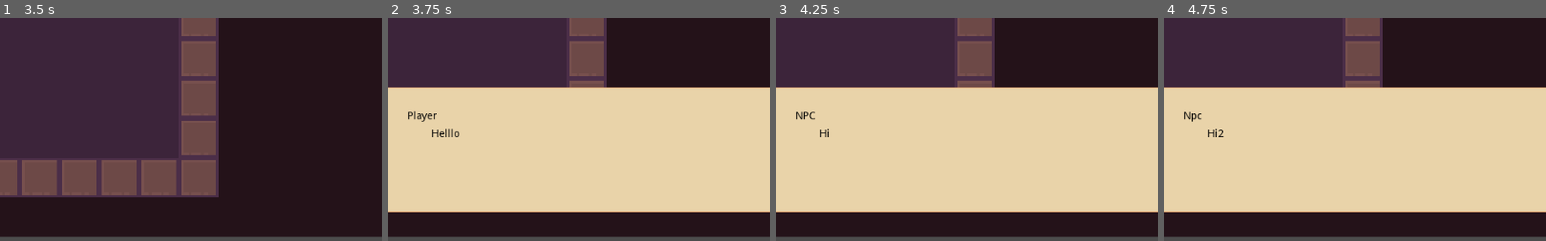
Above: before the commit, frames 1-4 (left to right).
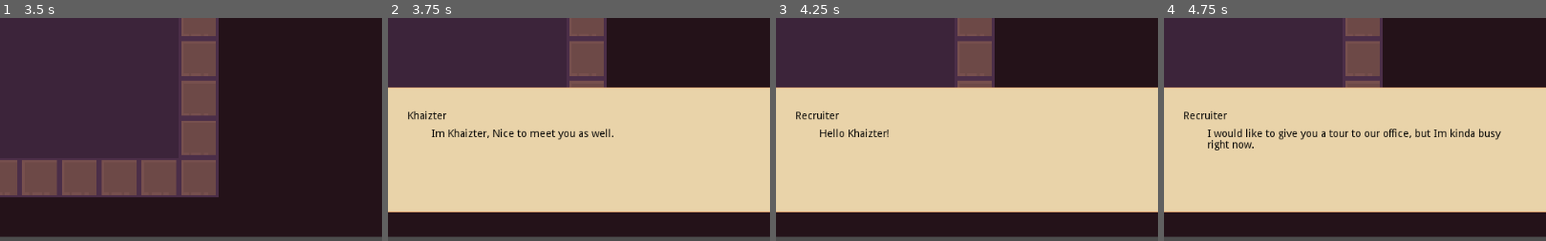
Above: after the commit, the same moments.

Repository: khaizter/project-way-home
Game: Godot game, scene res://levels/test_stage.tscn
The game is run twice, just before and just after one commit, with the same random seed, the same clock (stepped at 60 frames per second) and the same inputs.
Inputs:
- Up to frame 1 (3.5 s): tap Enter at 0.5 s; hold D (move_right) 0.53-1.28 s; hold E (interact) 0.53-1.28 s; tap Space (next_dialogue) at 0.8, 1.35, 2.3, 2.85 s; hold S (move_down) 1.28-2.03 s; tap E (interact) at 1.55, 3.05 s; hold D (move_right) 2.03-2.78 s; hold E (interact) 2.03-2.78 s; hold W (move_up) from 2.78 s (still down)
- Up to frame 2 (3.75 s): release W (move_up) at 3.53 s; hold A (move_left) from 3.53 s (still down); hold E (interact) from 3.53 s (still down)
- Up to frame 3 (4.25 s): keep holding A (move_left); keep holding E (interact); tap Space (next_dialogue) at 3.8 s
- Up to frame 4 (4.75 s): keep holding A (move_left); tap Space (next_dialogue) at 4.25, 4.35 s; release E (interact) at 4.28 s; tap E (interact) at 4.55 s
The pictures show only the part of the screen within x 24-74%, y 50-100%; the shares and areas given below are measured in that part.

Frame 1 is identical in both runs. In frame 2, 1.0% of the frame differs, in the area x 5-59%, y 41-55%; in frame 3, 0.6%; in frame 4, 1.8%, in the area x 5-89%, y 41-60%.

Commit message:
Added dynamic dialogue

Diff:
--- a/entities/dialogue/dialogue.gd
+++ b/entities/dialogue/dialogue.gd
@@ -1,38 +1,35 @@
 extends CanvasLayer
 
-signal finish_dialogue()
+signal finish_dialogue(page)
 
-export(String,FILE, "*.json") var dialogue_file
 onready var name_label = $background/name
 onready var text_label = $background/text
 
+var dialoguePages = []
 var dialogues = []
 var current_dialogue_index = 0
 var total_dialogue_index = 0
 
+var currentPage = 0
+
 func _ready():
 	visible = false
-	dialogues = load_dialogue(dialogue_file)
+
+func start(page = 0,payload = {}):
+	open_dialogue()
+	currentPage = page
+	dialogues = dialoguePages[page]
 
 	if (!dialogues or len(dialogues) == 0):
 		print('empty dialogues')
 		return
 
-func _input(event):
-	if visible and event.is_action_pressed("next_dialogue"):
-		next_dialogue()
-
-func load_dialogue(resource):
-	var file = File.new()
-	if file.file_exists(resource):
-		file.open(resource,file.READ)
-		return parse_json(file.get_as_text())
-
-func start():
-
-
 	current_dialogue_index = 0
 	total_dialogue_index = len(dialogues)
+
+	# change dynamic values via payload
+	dialogues = apply_dynamic_values(dialogues,payload)
+
 	update_dialogue(current_dialogue_index)
 
 func update_dialogue(index):
@@ -47,10 +44,30 @@
 		close_dialogue()
 
 func close_dialogue():
-	print('close dialogue')
 	visible = false
-	emit_signal("finish_dialogue")
+	emit_signal("finish_dialogue",currentPage)
 
 func open_dialogue():
 	visible = true
-	start()
+
+func apply_dynamic_values(dialogues,payload):
+	for quote in dialogues:
+		for key in quote:
+			var text = quote[key]
+			for variable in payload:
+				quote[key] = text.replace('(' + variable + ')', payload[variable])
+	return dialogues
+
+func initialize_dialogues(dialogue_files):
+	for dialogue_file in dialogue_files:
+		dialoguePages.append(load_dialogue(dialogue_file))
+
+func load_dialogue(resource):
+	var file = File.new()
+	if file.file_exists(resource):
+		file.open(resource,file.READ)
+		return parse_json(file.get_as_text())
+
+func _input(event):
+	if visible and event.is_action_pressed("next_dialogue"):
+		next_dialogue()
--- a/entities/npc/npc.gd
+++ b/entities/npc/npc.gd
@@ -1,4 +1,7 @@
 extends Area2D
+
+export(Array,String,FILE, "*.json") var dialogue_files
+export(String) var npc_name
 
 onready var dialogue = $dialogue
 onready var interact_button = $control/interact_button
@@ -9,6 +12,7 @@
 
 func _ready():
 	interact_button.visible = false
+	dialogue.initialize_dialogues(dialogue_files)
 
 func _process(delta):
 	interact_button.visible = player_in_range
@@ -18,7 +22,7 @@
 		interacting = true
 		print('npc begin interact')
 		player.set_physics_process(false)
-		dialogue.open_dialogue()
+		dialogue.start(1,{"name":"Khaizter"})
 
 func _on_npc_body_entered(body):
 	if body.is_in_group("player"):
@@ -33,6 +37,7 @@
 		body.disconnect("player_interact",self,"interaction")
 
 
-func _on_dialogue_finish_dialogue():
+func _on_dialogue_finish_dialogue(page):
 	interacting = false
 	player.set_physics_process(true)
+	print(page)
--- a/entities/npc/npc.tscn
+++ b/entities/npc/npc.tscn
@@ -9,6 +9,7 @@
 
 [node name="npc" type="Area2D"]
 script = ExtResource( 2 )
+dialogue_files = [ "res://dialogues/recruiter-1.json", "res://dialogues/recruiter-2.json" ]
 
 [node name="sprite" type="Sprite" parent="."]
 texture = ExtResource( 1 )
@@ -20,7 +21,6 @@
 shape = SubResource( 1 )
 
 [node name="dialogue" parent="." instance=ExtResource( 3 )]
-dialogue_file = "res://dialogues/test-dialogue.json"
 
 [node name="control" type="Control" parent="."]
 margin_left = -24.0
--- a/project.godot
+++ b/project.godot
@@ -8,6 +8,76 @@
 
 config_version=4
 
+_global_script_classes=[ {
+"base": "Node",
+"class": "DiscordRPC",
+"language": "GDScript",
+"path": "res://addons/godot_editor_discord_presence/Discord RPC/DiscordRPC.gd"
+}, {
+"base": "Reference",
+"class": "DiscordRPCEnum",
+"language": "GDScript",
+"path": "res://addons/godot_editor_discord_presence/Discord RPC/DiscordRPCEnum.gd"
+}, {
+"base": "Reference",
+"class": "DiscordRPCUtil",
+"language": "GDScript",
+"path": "res://addons/godot_editor_discord_presence/Discord RPC/RPC.gd"
+}, {
+"base": "Reference",
+"class": "IPCUtil",
+"language": "GDScript",
+"path": "res://addons/godot_editor_discord_presence/Discord RPC/util/IPCUtil.gd"
+}, {
+"base": "Reference",
+"class": "RichPresence",
+"language": "GDScript",
+"path": "res://addons/godot_editor_discord_presence/Discord RPC/ipc/module/rich presence/RichPresence.gd"
+}, {
+"base": "Reference",
+"class": "RichPresenceButton",
+"language": "GDScript",
+"path": "res://addons/godot_editor_discord_presence/Discord RPC/ipc/module/rich presence/RichPresenceButton.gd"
+}, {
+"base": "",
+"class": "RichPresenceModule",
+"language": "GDScript",
+"path": "res://addons/godot_editor_discord_presence/Discord RPC/ipc/module/rich presence/RichPreseneModule.gd"
+}, {
+"base": "",
+"class": "StreamPeerUnix",
+"language": "NativeScript",
+"path": "res://addons/godot-unix-socket/unix-socket.gdns"
+}, {
+"base": "Reference",
+"class": "URLUtil",
+"language": "GDScript",
+"path": "res://addons/godot_editor_discord_presence/Discord RPC/util/URLUtil.gd"
+}, {
+"base": "Reference",
+"class": "UUID",
+"language": "GDScript",
+"path": "res://addons/godot_editor_discord_presence/Discord RPC/util/UUID.gd"
+}, {
+"base": "",
+"class": "UpdateRichPresencePayload",
+"language": "GDScript",
+"path": "res://addons/godot_editor_discord_presence/Discord RPC/ipc/module/rich presence/UpdateRichPresencePayload.gd"
+} ]
+_global_script_class_icons={
+"DiscordRPC": "",
+"DiscordRPCEnum": "",
+"DiscordRPCUtil": "",
+"IPCUtil": "",
+"RichPresence": "",
+"RichPresenceButton": "",
+"RichPresenceModule": "",
+"StreamPeerUnix": "",
+"URLUtil": "",
+"UUID": "",
+"UpdateRichPresencePayload": ""
+}
+
 [application]
 
 config/name="project-way-home"
@@ -17,6 +87,10 @@
 [autoload]
 
 player="*res://singleton/Player.gd"
+
+[editor_plugins]
+
+enabled=PoolStringArray( "res://addons/godot_editor_discord_presence/plugin.cfg" )
 
 [gui]
 
Not shown, added: addons/godot-unix-socket/native_script.gd
Not shown, added: addons/godot_editor_discord_presence/Discord RPC/DiscordRPC.gd
Not shown, added: addons/godot_editor_discord_presence/Discord RPC/DiscordRPCEnum.gd
Not shown, added: addons/godot_editor_discord_presence/Discord RPC/RPC.gd
Not shown, added: addons/godot_editor_discord_presence/Discord RPC/ipc/IPC.gd
Not shown, added: addons/godot_editor_discord_presence/Discord RPC/ipc/IPCPayload.gd
Not shown, added: addons/godot_editor_discord_presence/Discord RPC/ipc/module/IPCModule.gd
Not shown, added: addons/godot_editor_discord_presence/Discord RPC/ipc/module/rich presence/RichPresence.gd
Not shown, added: addons/godot_editor_discord_presence/Discord RPC/ipc/module/rich presence/RichPresenceButton.gd
Not shown, added: addons/godot_editor_discord_presence/Discord RPC/ipc/module/rich presence/RichPresenceModule.gd
Not shown, added: addons/godot_editor_discord_presence/Discord RPC/ipc/module/rich presence/RichPreseneModule.gd
Not shown, added: addons/godot_editor_discord_presence/Discord RPC/ipc/module/rich presence/UpdateRichPresencePayload.gd
(and 14 more such lines)
